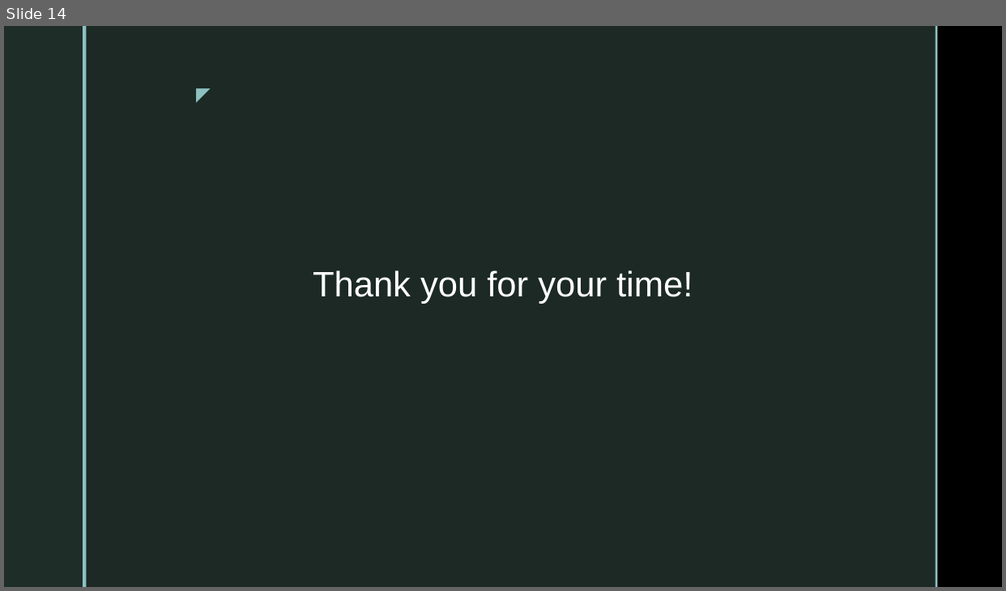
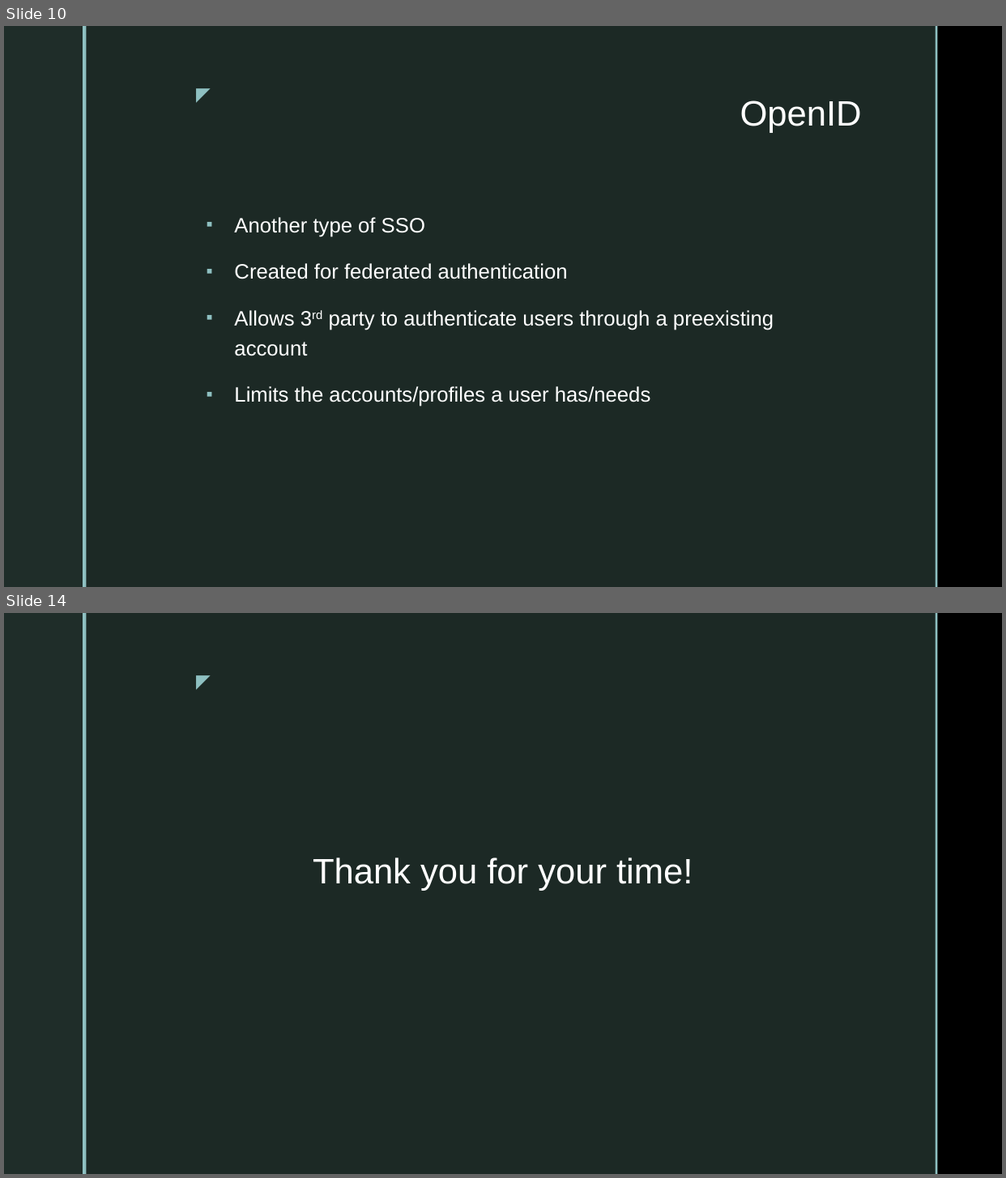
Before and after one commit to elizabethmhinz/CSD-370, a slide deck: module-1/Assignment 1.2 Presentation - Hinz.pptx. Shown one above the other, each under a label of ours: slide 14 before the commit, slides 10 and 14 after it; the slides between them are not shown. The pictures are 1006x591 and 1006x1178 pixels, drawn with LibreOffice and Linux fonts; fonts in the diff are those of the drawing; background and template pictures are left out. Boxes give left, top, right and bottom in pixels: in the first picture for what was removed or moved away, otherwise in the second. Text is boxed around its words. In the diff, an @@ line names an element or a change of style, - is before the commit and + after.

```diff
--- a/module-1/Assignment 1.2 Presentation - Hinz.pptx
+++ b/module-1/Assignment 1.2 Presentation - Hinz.pptx
@@ slide 10 added at <box>4,26,1002,587</box>, background picture (left out); not listed: 5 template elements that a slide beside it also shows @@
@@ title added at <box>740,101,862,133</box>, 34 pt, text #FFFFFF @@
+OpenID
@@ text added at <box>234,217,774,407</box>, 20 pt, text #FFFFFF @@
+▪ Another type of SSO
+▪ Created for federated authentication
+▪ Allows 3rd party to authenticate users through a preexisting account
+▪ Limits the accounts/profiles a user has/needs
```
Also in this commit, not shown: 1 slide changed, 12 other slides added, 12 slides removed, 2 other files.
